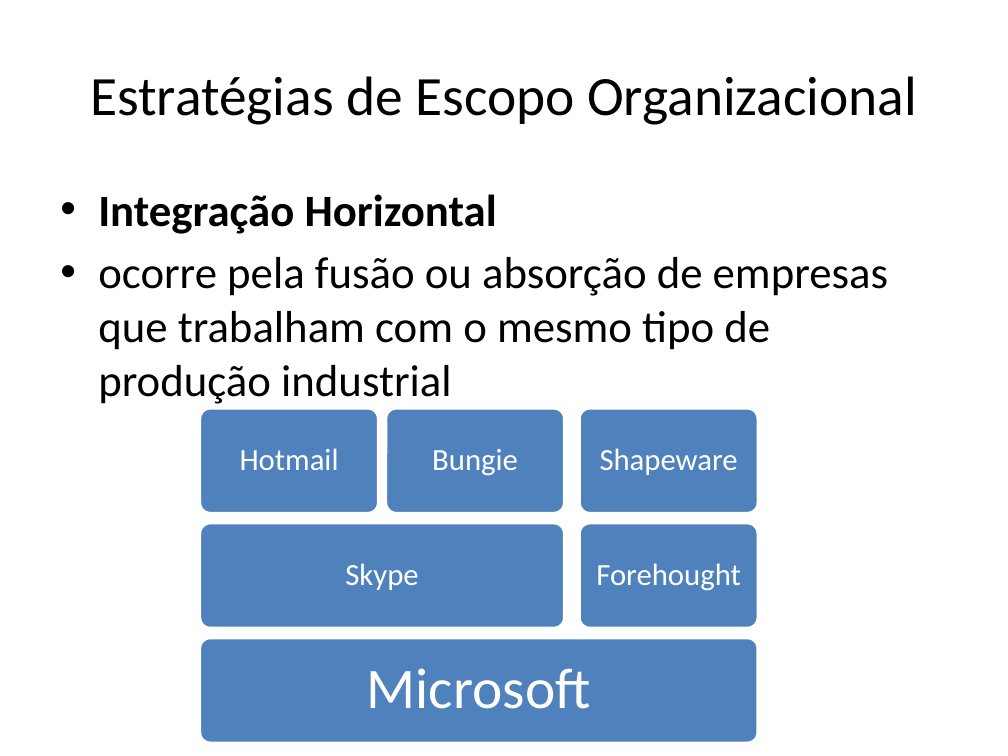
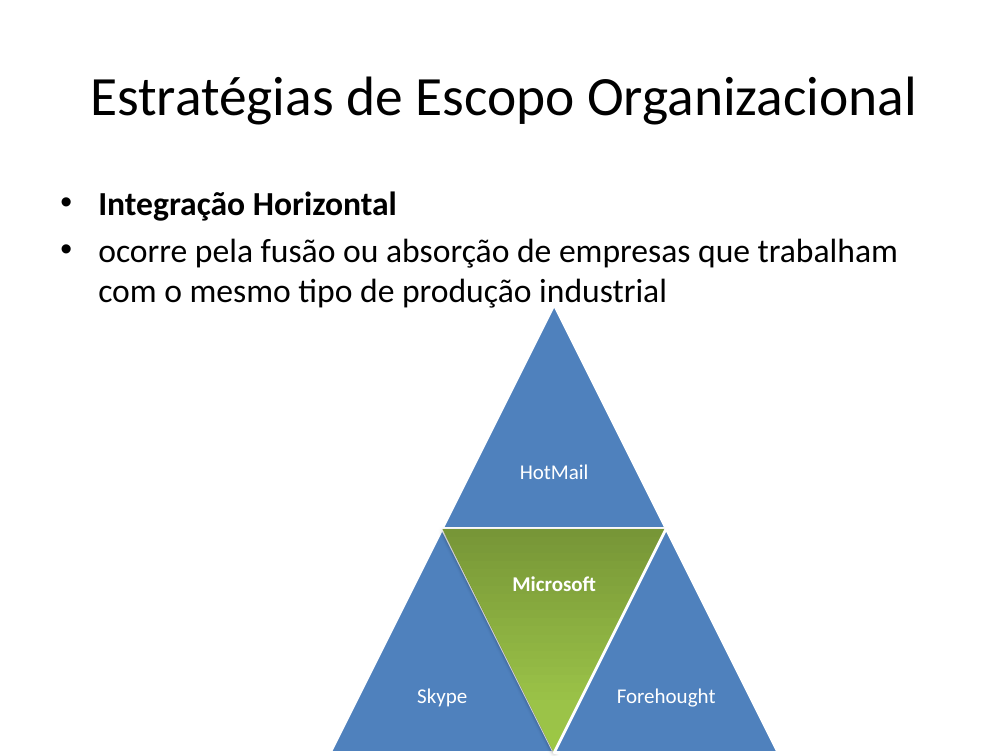
Before and after one commit to avelinoferreiragf/avelino, a slide deck: slide 38 of Gestao Estrategica TI/Estrategia Empresarial/Meu estudo.pptx (slide 33 before the commit). Drawn at 1008x756 pixels with LibreOffice and Linux fonts; fonts in the diff are those of the drawing. Boxes give left, top, right and bottom in pixels: in the first picture for what was removed or moved away, otherwise in the second. Text is boxed around its words. In the diff, an @@ line names an element or a change of style, - is before the commit and + after.

```diff
--- a/Gestao Estrategica TI/Estrategia Empresarial/Meu estudo.pptx
+++ b/Gestao Estrategica TI/Estrategia Empresarial/Meu estudo.pptx
@@ text "Integração Horizontal" at <box>98,191,898,310</box>: size 32 to 24 pt; less space between paragraphs @@
@@ group removed at <box>200,408,758,743</box>: 6 rounded rectangles, 2 texts @@
-Bungie
-Shapeware
@@ text at <box>520,464,589,479</box>: text changed; size 22 to 15 pt @@
-Hotmail
+HotMail
@@ text "Microsoft": place and size @@
-text "Microsoft" at <box>367,668,591,709</box>
+text "Microsoft" at <box>512,576,596,591</box>
@@ text "Microsoft" at <box>512,576,596,591</box>: size 41 to 15 pt, bold on; less space between paragraphs @@
@@ group added at <box>331,304,778,752</box>: 4 triangles @@
@@ text "Skype" at <box>417,688,467,707</box>: size 22 to 15 pt; less space between paragraphs @@
@@ text "Skype": place and size @@
-text "Skype" at <box>345,563,418,590</box>
+text "Skype" at <box>417,688,467,707</box>
@@ text "Forehought": place and size @@
-text "Forehought" at <box>596,563,741,591</box>
+text "Forehought" at <box>617,688,716,707</box>
@@ text "Forehought" at <box>617,688,716,707</box>: size 22 to 15 pt; less space between paragraphs @@
```
Also in this commit, not shown: 9 other slides changed, 15 slides added, 11 other files.
